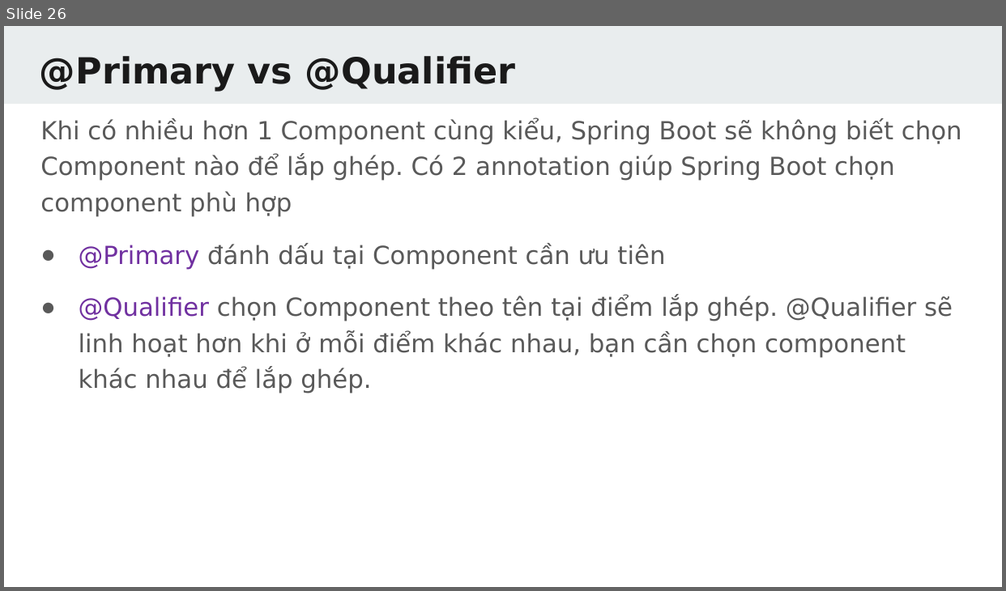
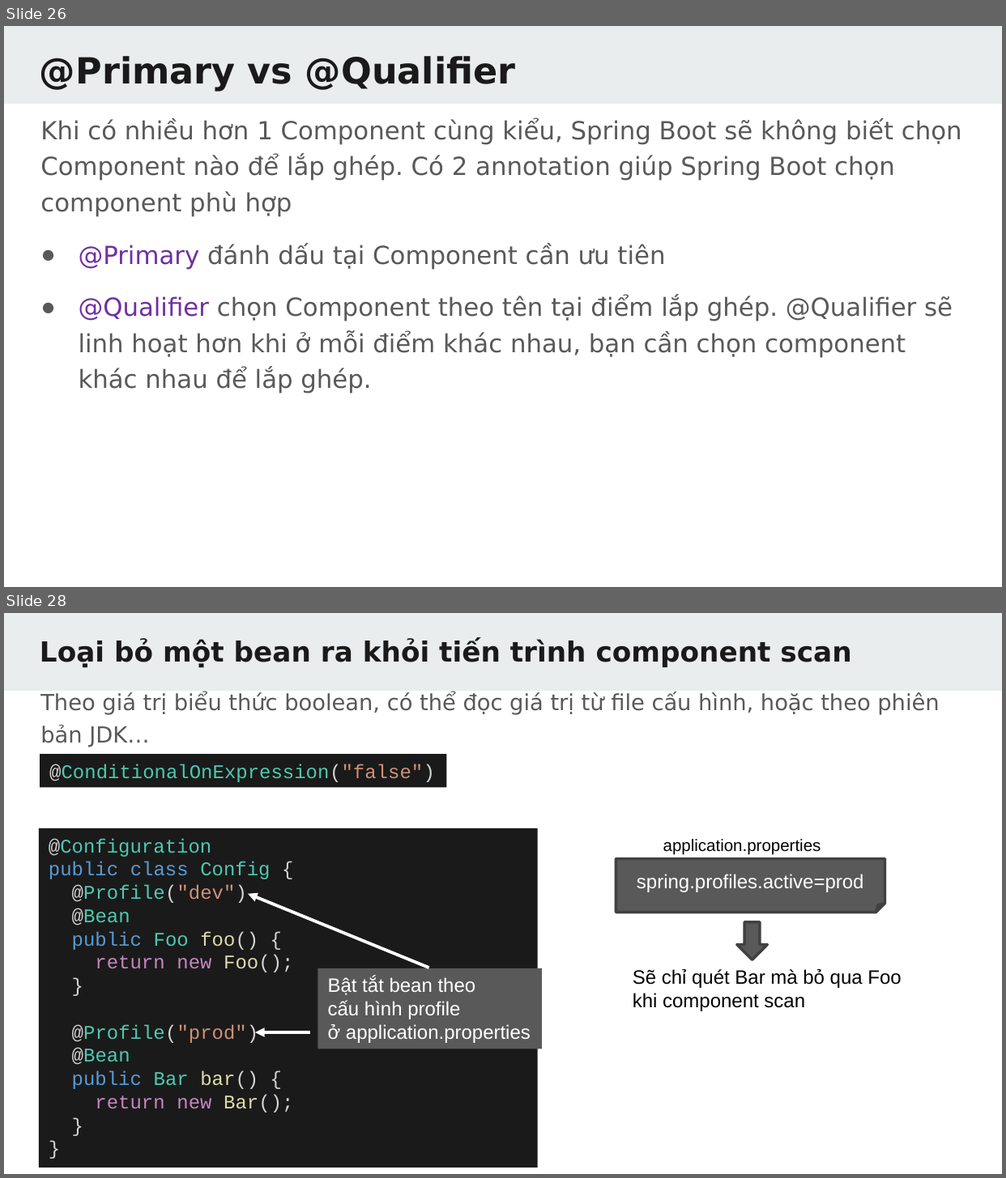
Before and after one commit to TechMaster/springboot2, a slide deck: 07 Dependency Injection/DependencyInjection.pptx. Shown one above the other, each under a label of ours: slide 26 before the commit, slides 26 and 28 after it; the slides between them are not shown. The pictures are 1006x591 and 1006x1178 pixels, drawn with LibreOffice and Linux fonts; fonts in the diff are those of the drawing. Boxes give left, top, right and bottom in pixels: in the first picture for what was removed or moved away, otherwise in the second. Text is boxed around its words. In the diff, an @@ line names an element or a change of style, - is before the commit and + after.

```diff
--- a/07 Dependency Injection/DependencyInjection.pptx
+++ b/07 Dependency Injection/DependencyInjection.pptx
@@ slide 28 added at (x1=4, y1=613, x2=1002, y2=1174), background #FFFFFF; not listed: 1 template element that a slide beside it also shows @@
@@ title added at (x1=40, y1=640, x2=851, y2=668), 20 pt, text #1A1A1A, bold @@
+Loại bỏ một bean ra khỏi tiến trình component scan
@@ text added at (x1=40, y1=692, x2=939, y2=747), 16 pt, text #595959 @@
+Theo giá trị biểu thức boolean, có thể đọc giá trị từ file cấu hình, hoặc theo phiên bản JDK…
@@ rectangle added at (x1=40, y1=754, x2=447, y2=788), fill #1A1A1A, 14 pt, text #4EC9B0 @@
+@ConditionalOnExpression("false")
@@ rectangle added at (x1=39, y1=828, x2=538, y2=1168), fill #1A1A1A, 14 pt, text #4EC9B0 @@
+@Configuration
+public class Config {
+@Profile("dev")
+@Bean
+public Foo foo() {
+return new Foo();
+}
+@Profile("prod")
+@Bean
+public Bar bar() {
+return new Bar();
+}
+}
@@ text added at (x1=663, y1=839, x2=821, y2=855), 12 pt, text #000000 @@
+application.properties
@@ folded corner added at (x1=616, y1=858, x2=885, y2=913), fill #595959, outline #424242 2 pt, 14 pt, text #FFFFFF @@
+spring.profiles.active=prod
@@ arrow added from (429, 969) to (248, 893), #FFFFFF 2.25 pt @@
@@ down arrow added at (x1=736, y1=922, x2=766, y2=960), fill #595959, outline #424242 2 pt @@
@@ rectangle added at (x1=318, y1=969, x2=542, y2=1049), fill #595959, 14 pt, text #FFFFFF @@
+Bật tắt bean theo
+cấu hình profile
+ở application.properties
@@ text added at (x1=633, y1=969, x2=901, y2=1012), 14 pt, text #000000 @@
+Sẽ chỉ quét Bar mà bỏ qua Foo
+khi component scan
@@ arrow added from (310, 1033) to (255, 1033), #FFFFFF 2.25 pt @@
```
Also in this commit, not shown: 1 slide changed, 41 other files.
